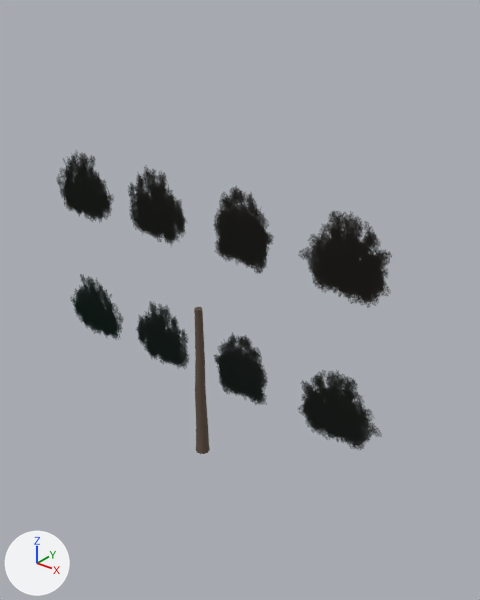
Before and after pictures for a commit that changed the glTF model assets/vegetation/models/tree_small_broad_canopy_lod2_impostor.glb.
Camera for both pictures: a 50 mm lens placed at (7.49, -8.13, 8.76), pointed at (0.66, 0.4, 3.47). Every picture has the same lights, and +X, +Y and +Z are marked at lower left. The picture after the commit comes second. Vertices at exactly the same position are counted once.

Before the edit, the objects in view are built like this:
```python
me_tree_trunk_stylizedmesh = bpy.data.meshes.new('Tree_Trunk_StylizedMesh')
me_tree_trunk_stylizedmesh.from_pydata(...)  # 60 vertices, 116 faces; spans x -0.15..0.15, y -0.14..0.14, z 0.0..3.25
me_tree_trunk_stylizedmesh.materials.append(mat_m_trunk_warmdark)  # brown #5f5044
me_treehlod2_impostormesh = bpy.data.meshes.new('TreeHLOD2_ImpostorMesh')
me_treehlod2_impostormesh.from_pydata(...)  # 4 vertices, 4 faces; spans x -3.99..4.01, y 0.0, z 1.0..6.34
me_treehlod2_impostormesh.materials.append(mat_m_small_treehlod2)
ob_tree_trunk_stylized = bpy.data.objects.new('Tree_Trunk_Stylized', me_tree_trunk_stylizedmesh)
ob_tree_trunk_stylized.location = (0.0, 0.0, 0.0)
ob_treehlod2_impostor = bpy.data.objects.new('TreeHLOD2_Impostor', me_treehlod2_impostormesh)
ob_treehlod2_impostor.location = (0.0, 0.0, 0.0)
```
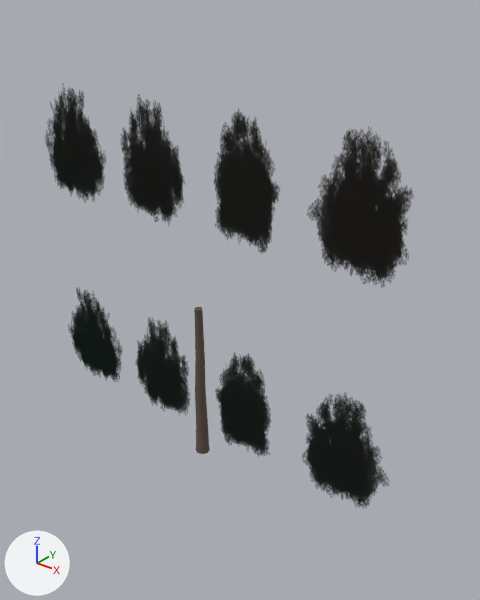
Where the change shows, as pixel boxes [x1, y1, x2, y2] in the pictures (480 x 600 px):
'TreeHLOD2_Impostor', reshaped (9% wider, 42% taller): before [56, 151, 392, 450]; after [45, 84, 413, 508]

Diff of the bpy script that builds the scene:
```diff
--- a/assets/vegetation/models/tree_small_broad_canopy_lod2_impostor.glb.py
+++ b/assets/vegetation/models/tree_small_broad_canopy_lod2_impostor.glb.py
@@ me_treehlod2_impostormesh @@
 # used by ob_treehlod2_impostor; location = (0.0, 0.0, 0.0)
-me_treehlod2_impostormesh.from_pydata(...)  # 4 vertices, 4 faces; spans x -3.99..4.01, y 0.0, z 1.0..6.34
-me_treehlod2_impostormesh.vertices[0].co = (-3.99, 0.0, 1.0)
-me_treehlod2_impostormesh.vertices[1].co = (4.01, 0.0, 1.0)
-me_treehlod2_impostormesh.vertices[2].co = (4.01, 0.0, 6.34)
-me_treehlod2_impostormesh.vertices[3].co = (-3.99, 0.0, 6.34)
+me_treehlod2_impostormesh.from_pydata(...)  # 4 vertices, 4 faces; spans x -4.22..4.25, y 0.0, z -0.56..7.91
+# me_treehlod2_impostormesh part 1
+me_treehlod2_impostormesh.vertices[0].co = (-4.22, 0.0, -0.56)
+me_treehlod2_impostormesh.vertices[1].co = (4.25, 0.0, -0.56)
+me_treehlod2_impostormesh.vertices[2].co = (4.25, 0.0, 7.91)
+me_treehlod2_impostormesh.vertices[3].co = (-4.22, 0.0, 7.91)
 me_treehlod2_impostormesh.materials.append(mat_m_small_treehlod2)
```
